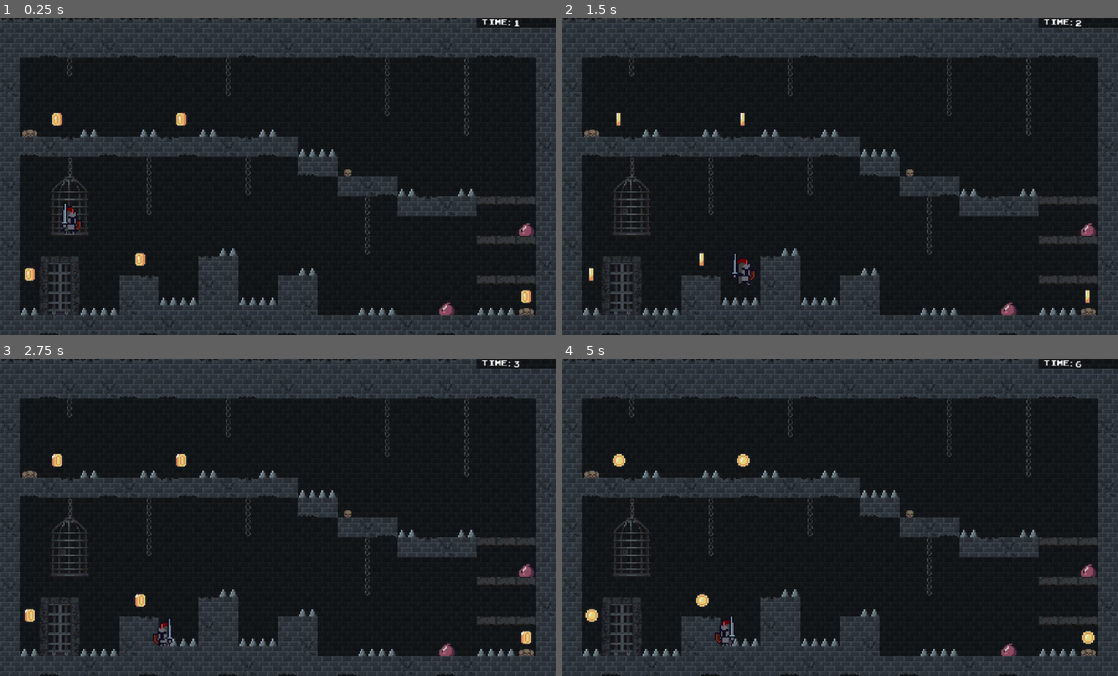
Above: before the commit, frames 1-4 (two rows, left to right).
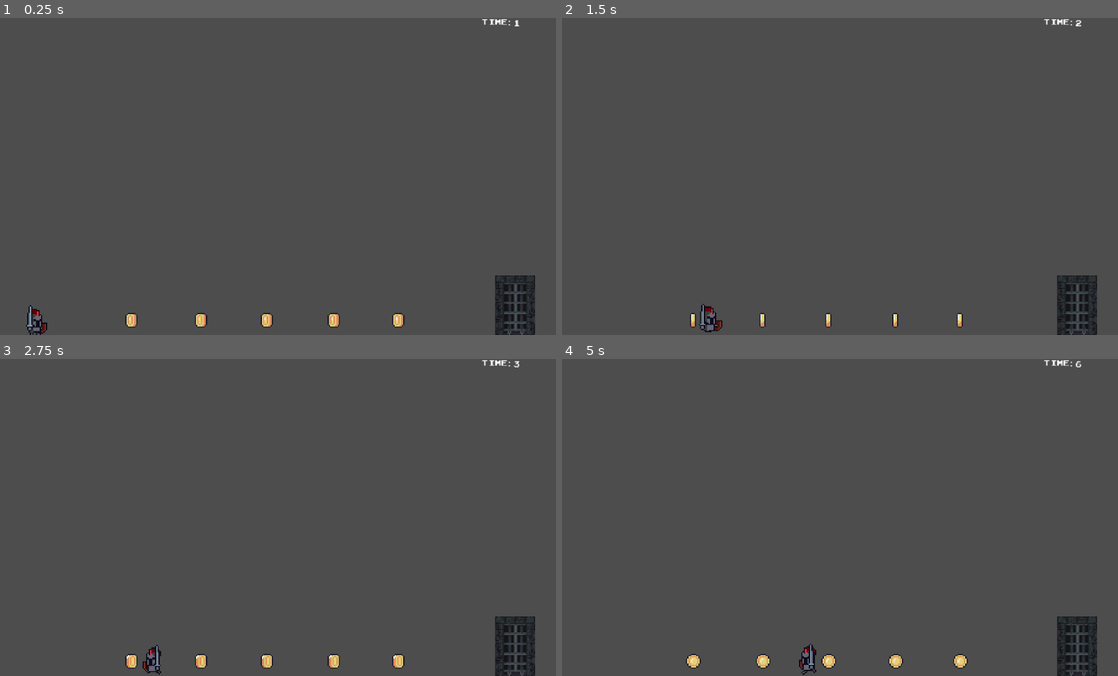
Above: after the commit, the same moments.

Repository: rubengm82/knight-hop
Game: Godot game, scene res://src/stages/main_scene.tscn
Two runs of this game, one before a commit and one after it. Both use one fixed random seed, a clock stepped at 60 frames per second and the inputs below.
Inputs:
- Up to frame 1 (0.25 s): no input
- Up to frame 2 (1.5 s): hold Right (move_right) from 0.53 s (still down); tap Space (move_jump) at 0.77 s
- Up to frame 3 (2.75 s): tap Space (move_jump) at 1.52 s; release Right (move_right) at 2.03 s; hold Left (move_left) from 2.03 s (still down)
- Up to frame 4 (5 s): release Left (move_left) at 2.78 s; hold Right (move_right) 2.78-4.28 s; tap Space (move_jump) at 3.02, 3.77, 4.52 s; hold Left (move_left) from 4.28 s (still down)

The runs differ from the first frame. In frame 1, 89% of the frame differs, in the area x 0-100%, y 0-100%; in frame 2, 89%; in frame 3, 89%; in frame 4, 89%.

Commit message:
cambios en el stage_01 para pruebas

Diff:
--- a/src/stages/main_scene.gd
+++ b/src/stages/main_scene.gd
@@ -2,7 +2,7 @@
 
 @export var niveles: Array[PackedScene]
 
-var _nivel_actual: int = 2
+var _nivel_actual: int = 1
 var _nivel_instanciado: Node
 
 
--- a/src/stages/stage_01.tscn
+++ b/src/stages/stage_01.tscn
@@ -1,8 +1,8 @@
 [gd_scene format=3 uid="uid://c8ga3vp4ry8o4"]
 
+[ext_resource type="PackedScene" uid="uid://bykwtetbrnnv0" path="res://src/items/coin.tscn" id="1_gitgc"]
 [ext_resource type="PackedScene" uid="uid://ci2of6nhbsiik" path="res://src/knight/knight.tscn" id="1_nlesd"]
-
-[sub_resource type="QuadMesh" id="QuadMesh_twm8o"]
+[ext_resource type="PackedScene" uid="uid://cq0jnaj0mj8ox" path="res://src/items/door.tscn" id="2_cxpi2"]
 
 [sub_resource type="RectangleShape2D" id="RectangleShape2D_nlesd"]
 size = Vector2(448, 40)
@@ -19,11 +19,6 @@
 [node name="StaticBody2D" type="StaticBody2D" parent="." unique_id=174715223]
 position = Vector2(0, -1)
 
-[node name="MeshInstance2D" type="MeshInstance2D" parent="StaticBody2D" unique_id=1999098780]
-position = Vector2(223.90456, 20.94416)
-scale = Vector2(-448.02206, 39.987625)
-mesh = SubResource("QuadMesh_twm8o")
-
 [node name="CollisionShape2D" type="CollisionShape2D" parent="StaticBody2D" unique_id=1013656163]
 position = Vector2(224, 21)
 shape = SubResource("RectangleShape2D_nlesd")
@@ -36,5 +31,33 @@
 position = Vector2(458, -45.75)
 shape = SubResource("RectangleShape2D_gitgc")
 
-[node name="Knight" parent="StaticBody2D" unique_id=1393028123 instance=ExtResource("1_nlesd")]
-position = Vector2(28, 1)
+[node name="Coin1" parent="." unique_id=304581339 instance=ExtResource("1_gitgc")]
+position = Vector2(106, -12)
+collision_layer = 0
+collision_mask = 0
+
+[node name="Coin2" parent="." unique_id=1370695102 instance=ExtResource("1_gitgc")]
+position = Vector2(162, -12)
+collision_layer = 0
+collision_mask = 0
+
+[node name="Coin3" parent="." unique_id=1164496039 instance=ExtResource("1_gitgc")]
+position = Vector2(215, -12)
+collision_layer = 0
+collision_mask = 0
+
+[node name="Coin4" parent="." unique_id=840262014 instance=ExtResource("1_gitgc")]
+position = Vector2(269, -12)
+collision_layer = 0
+collision_mask = 0
+
+[node name="Coin5" parent="." unique_id=689882403 instance=ExtResource("1_gitgc")]
+position = Vector2(321, -12)
+collision_layer = 0
+collision_mask = 0
+
+[node name="Door" parent="Coin5" unique_id=740232990 instance=ExtResource("2_cxpi2")]
+position = Vector2(94, -12)
+
+[node name="Knight" parent="." unique_id=1393028123 instance=ExtResource("1_nlesd")]
+position = Vector2(28, 0)
